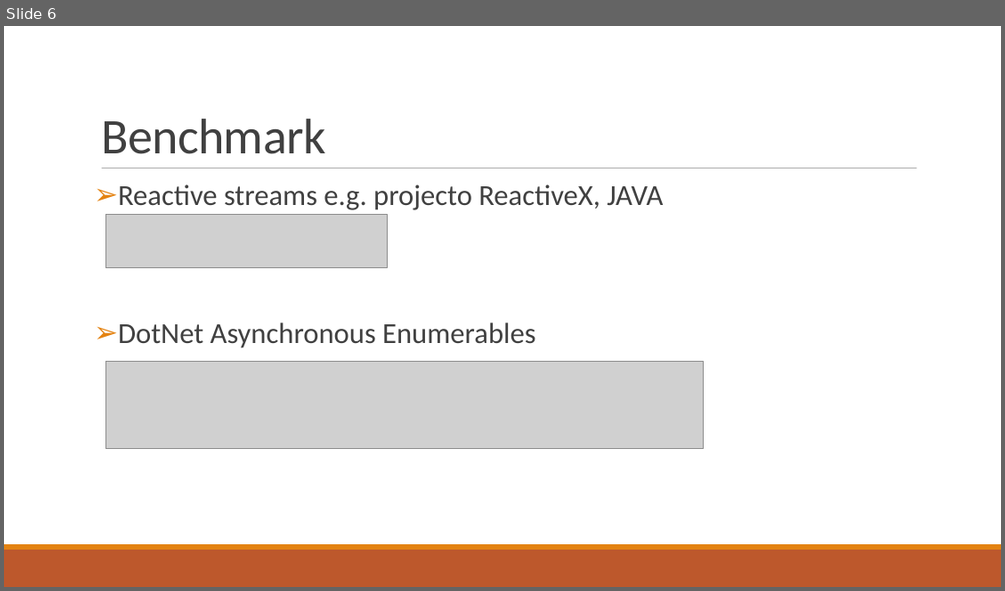
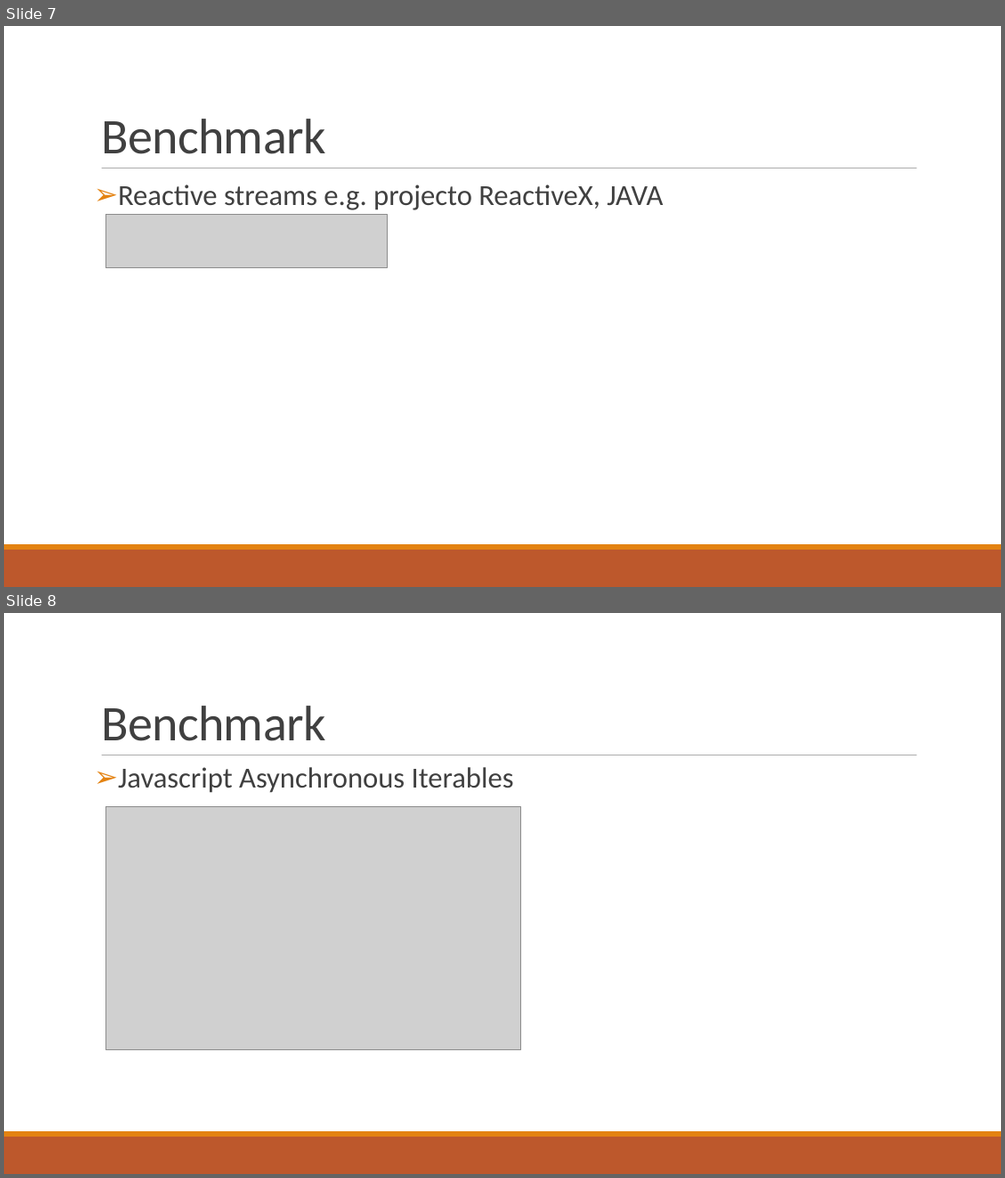
Before and after one commit to isel-sw-projects/2021-asyncio-pipelines, a slide deck: From asynchronous IO to reactive stream pipelines.ppt.odp. Shown one above the other, each under a label of ours: slide 6 before the commit, slides 7 and 8 after it. The pictures are 1005x591 and 1005x1178 pixels, drawn with LibreOffice and Linux fonts; fonts in the diff are those of the drawing; grey boxes stand for pictures. Boxes give left, top, right and bottom in pixels: in the first picture for what was removed or moved away, otherwise in the second. Text is boxed around its words. In the diff, an @@ line names an element or a change of style, - is before the commit and + after.

```diff
--- a/From asynchronous IO to reactive stream pipelines.ppt.odp
+++ b/From asynchronous IO to reactive stream pipelines.ppt.odp
@@ slide 8 added at [4,613,1001,1174], background #FFFFFF; not listed: 3 template elements that a slide beside it also shows @@
@@ title added at [101,706,325,741], 48 pt, text #404040 @@
+Benchmark
@@ text added at [118,767,514,793], 28 pt, text #404040 @@
+➢ Javascript Asynchronous Iterables
@@ picture added at [106,807,521,1051] @@
@@ what was slide 6 is now slide 7 @@
@@ slide 7 changed as well @@
@@ text at [118,322,535,348]: paragraph removed @@
-➢ DotNet Asynchronous Enumerables
@@ picture removed at [105,362,704,450] @@
```
Also in this commit, not shown: 7 other slides changed, 2 other slides added, 1 slide removed, 1 other file.
